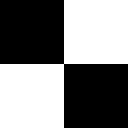
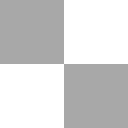
Revision of a layered 128 × 128 image; what changed, layer by layer:
added group "Group 1" with 2 layers above "Layer 0" over [0, 0, 128, 128]
moved "Rectangle 1 copy" into group "Group 1" over [64, 64, 128, 128]
moved "Rectangle 1" into group "Group 1" over [0, 0, 64, 64]
